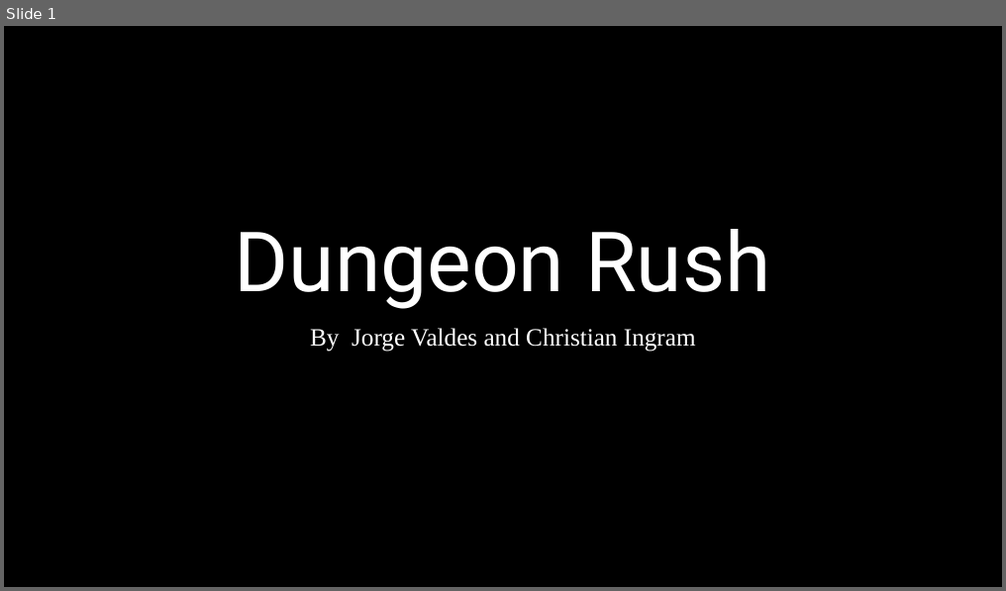
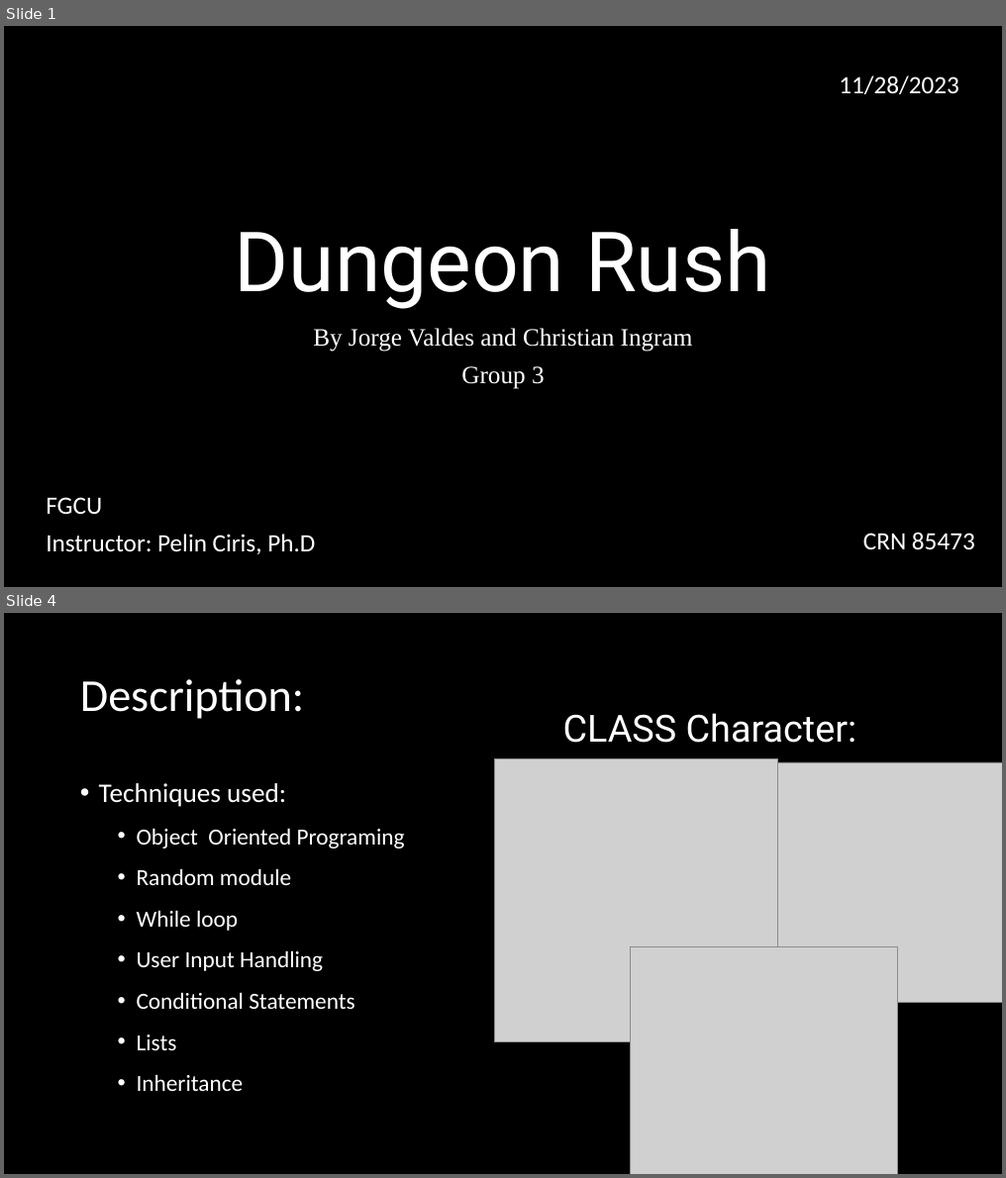
Before and after one commit to jlvaldes0325/Intro-to-Comp-Sci-Final, a slide deck: FInal Presentation.pptm. Shown one above the other, each under a label of ours: slide 1 before the commit, slides 1 and 4 after it; the slides between them are not shown. The pictures are 1006x591 and 1006x1178 pixels, drawn with LibreOffice and Linux fonts; fonts in the diff are those of the drawing; grey boxes stand for pictures. Boxes give left, top, right and bottom in pixels: in the first picture for what was removed or moved away, otherwise in the second. Text is boxed around its words. In the diff, an @@ line names an element or a change of style, - is before the commit and + after.

```diff
--- a/FInal Presentation.pptm
+++ b/FInal Presentation.pptm
@@ slide 4 added at (x1=4, y1=613, x2=1002, y2=1174), background #000000 @@
@@ title added at (x1=80, y1=679, x2=304, y2=719), 44 pt, text #FFFFFF @@
+Description:
@@ text added at (x1=563, y1=713, x2=857, y2=743), 36 pt, text #FFFFFF @@
+CLASS Character:
@@ picture added at (x1=495, y1=759, x2=778, y2=1042) @@
@@ text added at (x1=99, y1=783, x2=405, y2=1091), 22.2 pt, text #FFFFFF @@
+• Techniques used:
+  • Object Oriented Programing
+  • Random module
+  • While loop
+  • User Input Handling
+  • Conditional Statements
+  • Lists
+  • Inheritance
@@ picture added at (x1=777, y1=762, x2=1002, y2=1003) @@
@@ picture added at (x1=631, y1=947, x2=898, y2=1174) @@
@@ slide 1 changed as well @@
@@ text added at (x1=839, y1=76, x2=959, y2=94), 24 pt, text #FFFFFF @@
+11/28/2023
@@ subtitle at (x1=461, y1=367, x2=545, y2=389): paragraph added @@
+Group 3
@@ text added at (x1=46, y1=497, x2=315, y2=555), 24 pt, text #FFFFFF @@
+FGCU
+Instructor: Pelin Ciris, Ph.D
@@ text added at (x1=863, y1=532, x2=975, y2=551), 24 pt, text #FFFFFF @@
+CRN 85473
```
Also in this commit, not shown: 14 other slides added, 2 slides removed.
